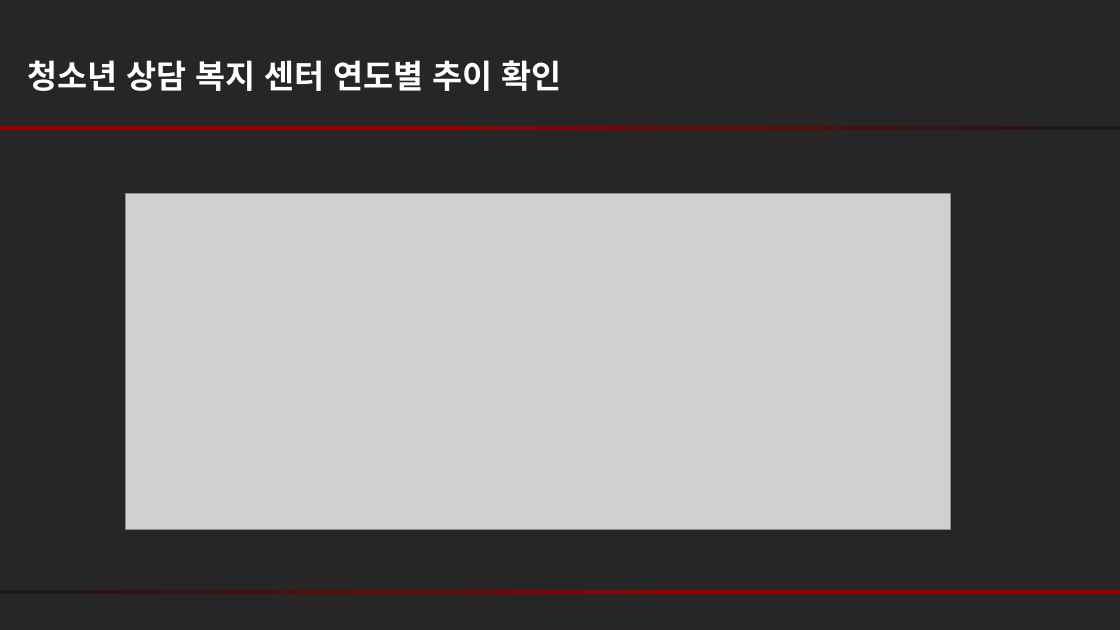
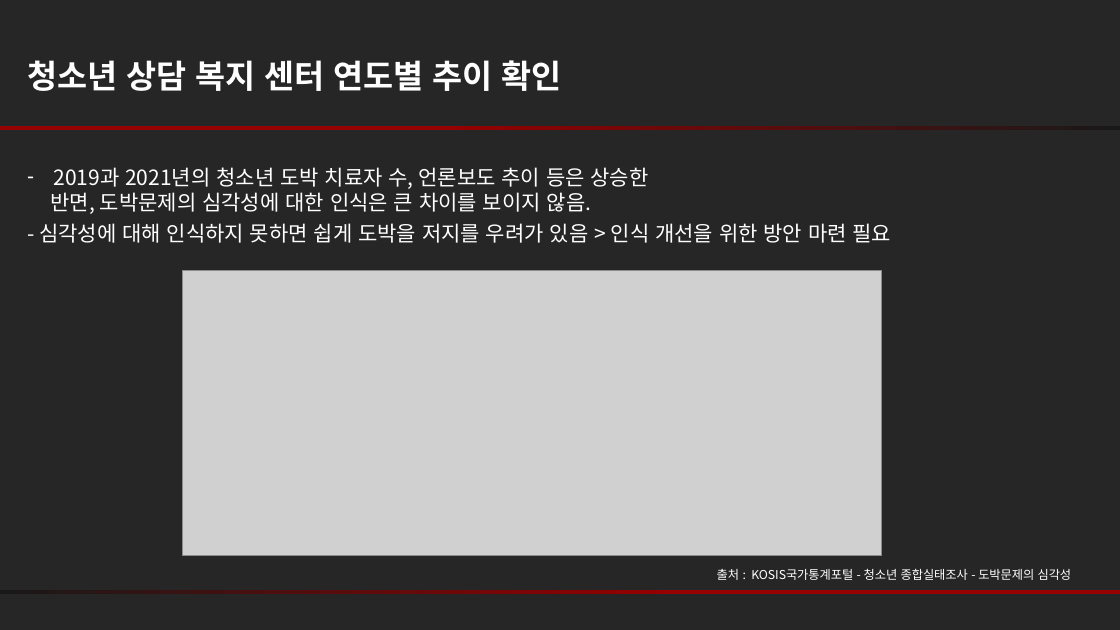
Before and after one commit to kyunakim/crawling-project, a slide deck: slide 17 of 청소년도박_PPT.pptx. Drawn at 1120x630 pixels with LibreOffice and Linux fonts; fonts in the diff are those of the drawing; grey boxes stand for pictures. Boxes give left, top, right and bottom in pixels: in the first picture for what was removed or moved away, otherwise in the second. Text is boxed around its words. In the diff, an @@ line names an element or a change of style, - is before the commit and + after.

```diff
--- a/청소년도박_PPT.pptx
+++ b/청소년도박_PPT.pptx
@@ text added at (x1=39, y1=167, x2=892, y2=243), 18 pt, text #FFFFFF @@
+– 2019과 2021년의 청소년 도박 치료자 수, 언론보도 추이 등은 상승한
+반면, 도박문제의 심각성에 대한 인식은 큰 차이를 보이지 않음.
+- 심각성에 대해 인식하지 못하면 쉽게 도박을 저지를 우려가 있음 > 인식 개선을 위한 방안 마련 필요
@@ picture resized from (x1=126, y1=193, x2=950, y2=529) to (x1=182, y1=271, x2=881, y2=555) @@
@@ text added at (x1=717, y1=569, x2=1072, y2=580), 10.5 pt, text #FFFFFF @@
+출처 : KOSIS국가통계포털 - 청소년 종합실태조사 - 도박문제의 심각성
```
Also in this commit, not shown: 1 other slide changed.
